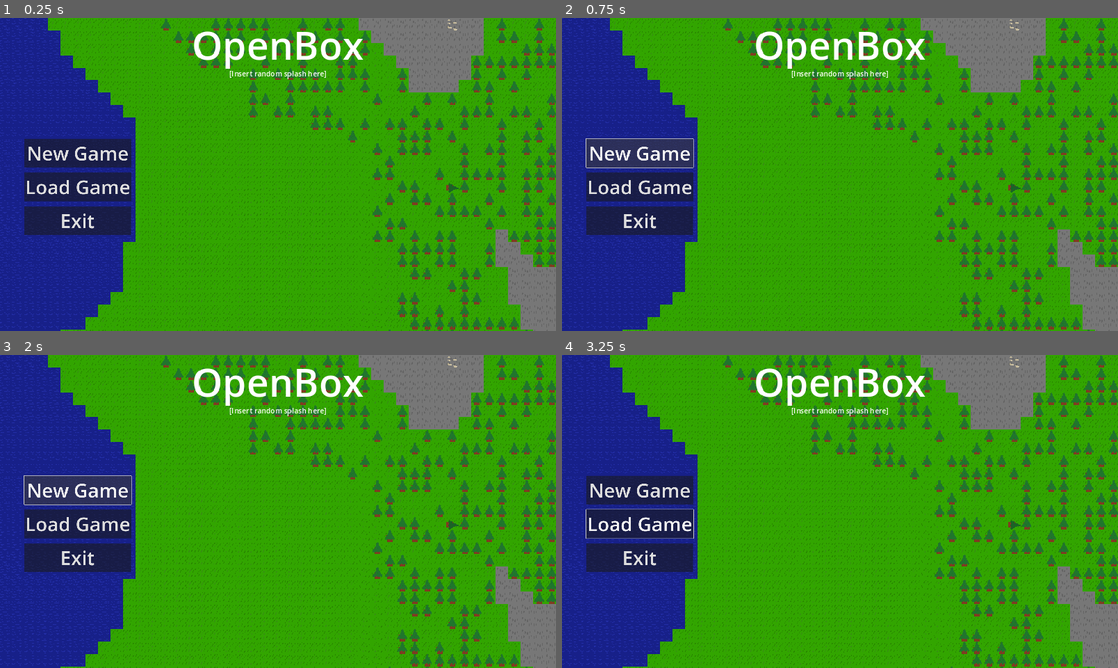
Above: before the commit, frames 1-4 (two rows, left to right).
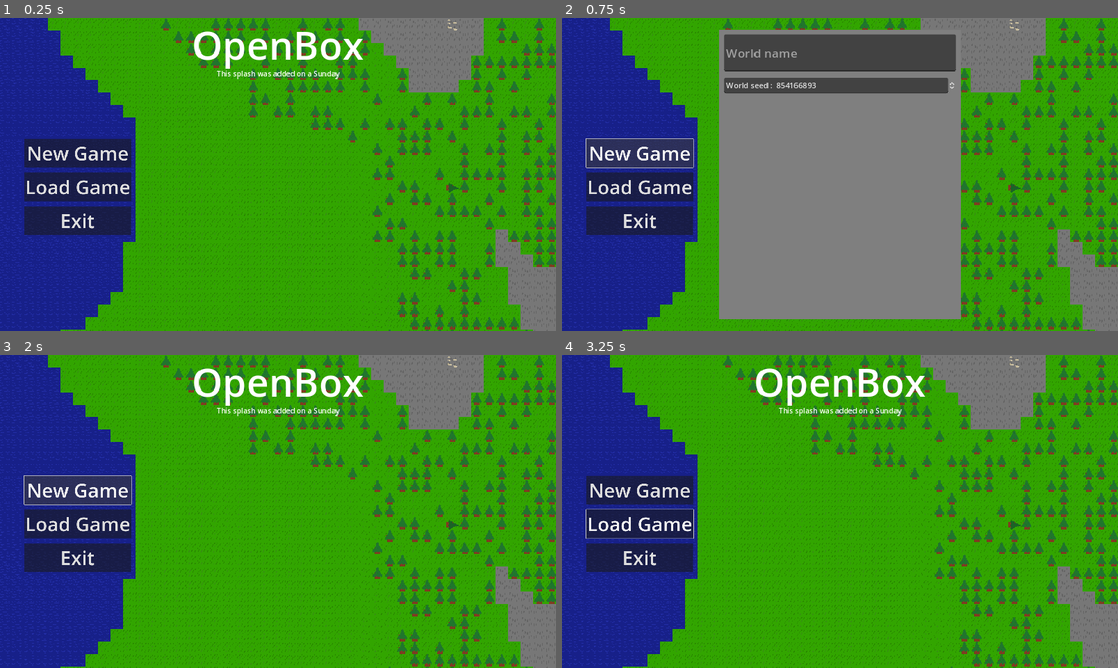
Above: after the commit, the same moments.

Repository: GamerninjaSKYT/OpenBox
Game: Godot game, scene res://MainMenu.tscn
Two runs of this game, one before a commit and one after it. Both use one fixed random seed, a clock stepped at 60 frames per second and the inputs below. This scene is started directly instead of the project's main scene.
Inputs (mouse positions are in pixels of both pictures, inside the frame that each line leads up to):
- Up to frame 1 (0.25 s): no input
- Up to frame 2 (0.75 s): click "New Game" at 0.5 s
- Up to frame 3 (2 s): click "New Game" at 1.25 s
- Up to frame 4 (3.25 s): click "Load Game" at 2 s; move the mouse to (962, 495) at 2.77 s; hold D (right) from 2.78 s (still down); tap 0 (0) at 2.85 s; click (962, 495) at 2.92 s; tap 1 (1) at 3.05 s

The runs differ from the first frame. In frame 1, 0.2% of the frame differs, in the area x 39-62%, y 16-20%; in frame 2, 40%, in the area x 28-72%, y 3-97%; in frame 3, 0.2%; in frame 4, 0.2%.

Commit message:
Worked on the main menu

Diff:
--- a/MainMenu.tscn
+++ b/MainMenu.tscn
@@ -1,9 +1,14 @@
-[gd_scene load_steps=3 format=3 uid="uid://bxsfinubjctsc"]
+[gd_scene load_steps=5 format=3 uid="uid://bxsfinubjctsc"]
 
 [ext_resource type="Texture2D" uid="uid://8hbu48hkh45m" path="res://MenuBackgrounds/alpha.png" id="1_dh53k"]
+[ext_resource type="Script" path="res://MenuManager.gd" id="1_qlwfi"]
 [ext_resource type="Script" path="res://splash.gd" id="2_vnxnp"]
+[ext_resource type="Texture2D" uid="uid://dothftievaasc" path="res://sguare.png" id="4_yo3pi"]
 
-[node name="MainMenu" type="Node2D"]
+[node name="MainMenu" type="Node2D" node_paths=PackedStringArray("newgame_ui", "seed_ui")]
+script = ExtResource("1_qlwfi")
+newgame_ui = NodePath("CanvasLayer/Control/NewGameUI")
+seed_ui = NodePath("CanvasLayer/Control/NewGameUI/SpinBox")
 
 [node name="CanvasLayer" type="CanvasLayer" parent="."]
 
@@ -37,20 +42,23 @@
 
 [node name="Label2" type="Label" parent="CanvasLayer/Control" node_paths=PackedStringArray("splash")]
 layout_mode = 1
-anchors_preset = 5
+anchors_preset = 8
 anchor_left = 0.5
+anchor_top = 0.5
 anchor_right = 0.5
-offset_left = -222.0
-offset_top = 105.0
-offset_right = 222.0
-offset_bottom = 160.0
+anchor_bottom = 0.5
+offset_left = -484.0
+offset_top = -219.0
+offset_right = 484.0
+offset_bottom = -197.0
 grow_horizontal = 2
+grow_vertical = 2
 theme_override_font_sizes/font_size = 15
 text = "[Default]"
 horizontal_alignment = 1
 script = ExtResource("2_vnxnp")
 splash = NodePath(".")
-splashes = Array[String](["[Insert random splash here]", "Needs to be about 20% cooler!", "37% bug-free code!"])
+splashes = Array[String](["[Insert random splash here]", "Needs to be about 20% cooler!", "37% bug-free code!", "This splash was added on a Sunday"])
 
 [node name="NewGame" type="Button" parent="CanvasLayer/Control"]
 layout_mode = 0
@@ -81,3 +89,42 @@
 scale = Vector2(0.5, 0.5)
 theme_override_font_sizes/font_size = 80
 text = "Exit"
+
+[node name="NewGameUI" type="TextureRect" parent="CanvasLayer/Control"]
+visible = false
+self_modulate = Color(0.498039, 0.498039, 0.498039, 1)
+layout_mode = 1
+anchors_preset = 8
+anchor_left = 0.5
+anchor_top = 0.5
+anchor_right = 0.5
+anchor_bottom = 0.5
+offset_left = -250.0
+offset_top = -300.0
+offset_right = 250.0
+offset_bottom = 300.0
+grow_horizontal = 2
+grow_vertical = 2
+texture = ExtResource("4_yo3pi")
+
+[node name="LineEdit" type="LineEdit" parent="CanvasLayer/Control/NewGameUI"]
+layout_mode = 0
+offset_left = 10.0
+offset_top = 10.0
+offset_right = 490.0
+offset_bottom = 87.0
+theme_override_font_sizes/font_size = 25
+placeholder_text = "World name"
+max_length = 25
+
+[node name="SpinBox" type="SpinBox" parent="CanvasLayer/Control/NewGameUI"]
+layout_mode = 0
+offset_left = 10.0
+offset_top = 100.0
+offset_right = 490.0
+offset_bottom = 131.0
+max_value = 2.14748e+09
+prefix = "World seed : "
+
+[connection signal="button_down" from="CanvasLayer/Control/NewGame" to="." method="OpenCloseNewGame"]
+[connection signal="button_down" from="CanvasLayer/Control/Exit" to="." method="Exit"]
--- /dev/null
+++ b/MenuManager.gd
@@ -0,0 +1,14 @@
+class_name MenuManager
+extends Node2D
+
+@export var newgame_ui:TextureRect
+@export var seed_ui:SpinBox
+
+func _ready():
+	newgame_ui.visible = false
+	seed_ui.value = randi_range(0,2147480000)
+
+func OpenCloseNewGame():
+	newgame_ui.visible = !newgame_ui.visible
+func Exit():
+	get_tree().quit()
